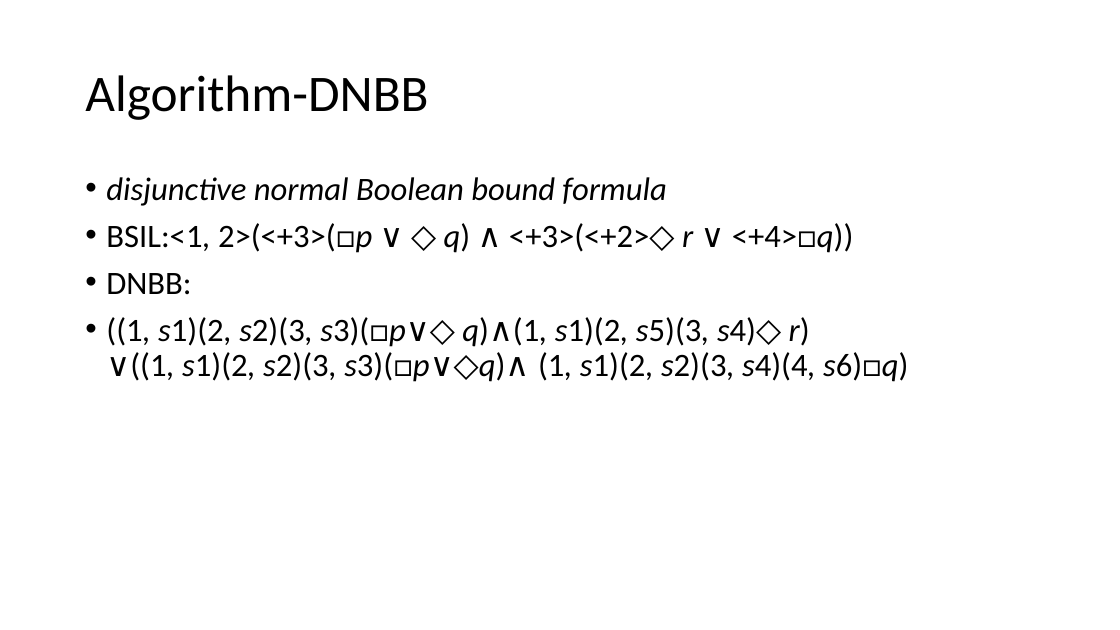
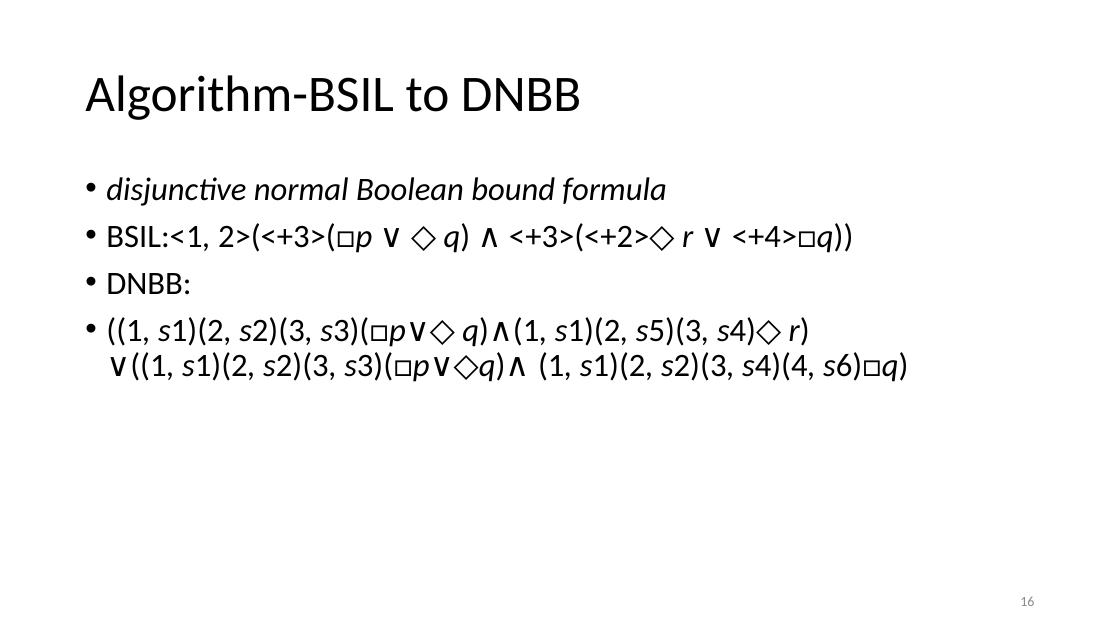
Before and after one commit to yyergg/graduate, a slide deck: slide 16 of def.pptx (slide 28 before the commit). Drawn at 1120x630 pixels with LibreOffice and Linux fonts; fonts in the diff are those of the drawing. Boxes give left, top, right and bottom in pixels: in the first picture for what was removed or moved away, otherwise in the second. Text is boxed around its words. In the diff, an @@ line names an element or a change of style, - is before the commit and + after.

```diff
--- a/def.pptx
+++ b/def.pptx
@@ title at [85,75,581,120]: text changed @@
-Algorithm-DNBB
+Algorithm-BSIL to DNBB
@@ page number added at [1020,597,1034,606], 12 pt, text #8C8C8C @@
+16
```
Also in this commit, not shown: 35 other slides changed, 4 slides added, 4 slides removed.
